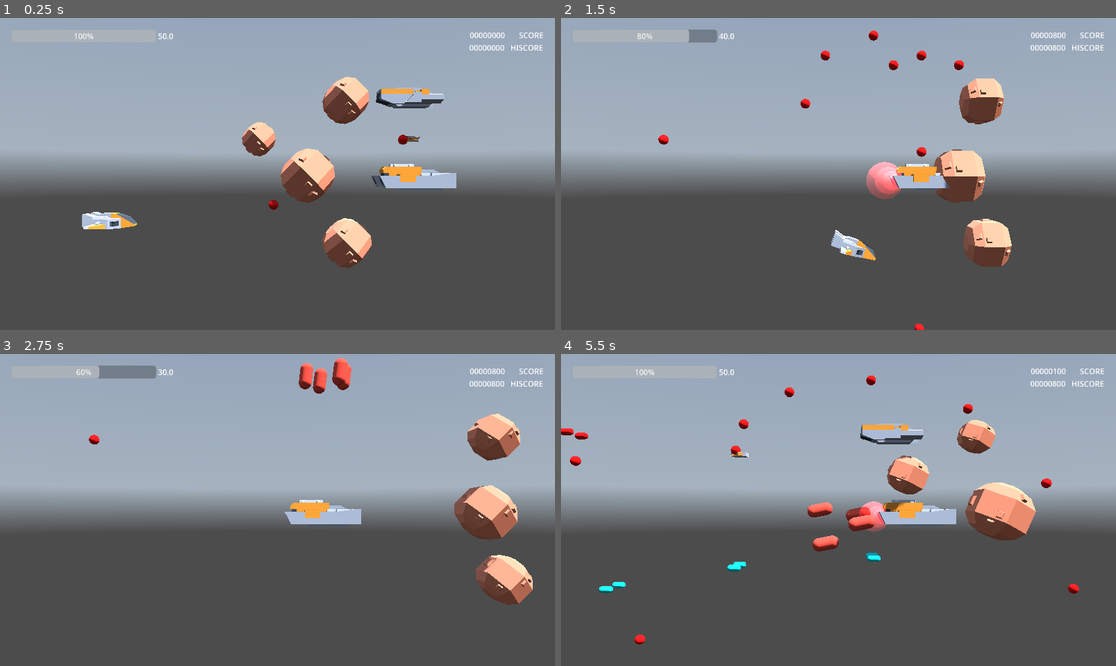
Above: before the commit, frames 1-4 (two rows, left to right).
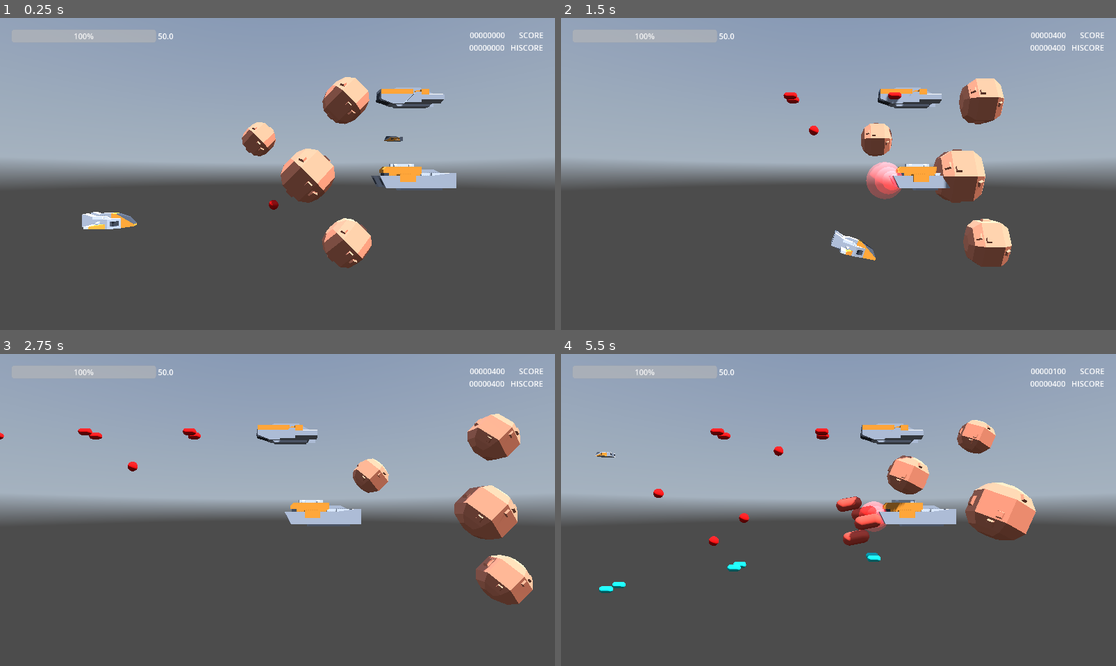
Above: after the commit, the same moments.

Repository: thomz2/smd-space-shooter
Game: Godot game, scene res://scenes/map/test_map.tscn
Same seed, same stepped clock (60 frames per second), same inputs: the game is played once before the commit and once after it. This scene is started directly instead of the project's main scene. A sky picture missing from this copy of the repository is replaced by a grey-blue gradient.
Inputs (mouse positions are in pixels of both pictures, inside the frame that each line leads up to):
- Up to frame 1 (0.25 s): no input
- Up to frame 2 (1.5 s): tap Enter at 0.5 s; move the mouse to (960, 158) at 0.52 s; hold Right (ui_right) 0.53-1.28 s; hold Z (shoot) 0.53-1.28 s; tap X (dodge) at 0.6 s; move the mouse to (727, 189) at 1.27 s; hold Down (ui_down) from 1.28 s (still down); tap Z (shoot) at 1.35 s
- Up to frame 3 (2.75 s): tap X (dodge) at 1.55, 2.1 s; move the mouse to (333, 441) at 2.02 s; release Down (ui_down) at 2.03 s; hold Right (ui_right) from 2.03 s (still down); hold Z (shoot) from 2.03 s (still down)
- Up to frame 4 (5.5 s): move the mouse to (810, 572) at 2.77 s; release Right (ui_right) at 2.78 s; release Z (shoot) at 2.78 s; hold Up (ui_up) 2.78-3.53 s; tap Z (shoot) at 2.85 s; tap X (dodge) at 3.05, 4.35 s; move the mouse to (1005, 556) at 3.52 s; hold Z (shoot) 3.53-4.28 s; hold Left (ui_left) 3.53-5.03 s; tap R at 3.6 s; move the mouse to (672, 463) at 4.27 s; move the mouse to (866, 510) at 5.02 s; hold Down (ui_down) from 5.03 s (still down); hold Z (shoot) from 5.03 s (still down)

The runs differ from the first frame. In frame 1, 0.5% of the frame differs, in the area x 26-76%, y 37-55%; in frame 2, 2.2%; in frame 3, 2.8%, in the area x 0-90%, y 1-55%; in frame 4, 2.2%.

Commit message:
balancing game

Diff:
--- a/assets/resources/space_environment.tres
+++ b/assets/resources/space_environment.tres
@@ -11,3 +11,4 @@
 [resource]
 background_mode = 2
 sky = SubResource("Sky_xcfu8")
+sky_custom_fov = 70.0
--- a/scenes/enemies/enemy_ship_bullet.tscn
+++ b/scenes/enemies/enemy_ship_bullet.tscn
@@ -16,7 +16,7 @@
 collision_layer = 0
 collision_mask = 0
 script = ExtResource("1_vtwr2")
-initial_speed = 30.0
+initial_speed = 8.0
 
 [node name="CollisionShape3D" type="CollisionShape3D" parent="."]
 visible = false
--- a/scenes/enemies/spawner.gd
+++ b/scenes/enemies/spawner.gd
@@ -28,7 +28,7 @@
 
 
 func get_dificulty(level):
-	return level * 2 + 5
+	return abs(level * 1.5) + 5
 
 
 func get_random_monster():
@@ -36,6 +36,8 @@
 
 	if current_level < 10:
 		possible_keys.append("asteroid")
+		#possible_keys.append("tank_ship")
+		#possible_keys.append("tiny_ship")
 
 	if current_level >= 2:
 		possible_keys.append("enemy_ship")
--- a/scenes/enemies/tank_ship.gd
+++ b/scenes/enemies/tank_ship.gd
@@ -19,7 +19,7 @@
 
 
 func shoot():
-	$ShootTimer.wait_time = 2.0
+	$ShootTimer.wait_time = 7.0
 	$ShootTimer.start()
 
 	$ChargeParticle.emitting = true
@@ -31,7 +31,7 @@
 
 	for a in range(3):
 		var bullet : Bullet3D = packed_bullet.instantiate()
-		bullet.initial_speed = 25
+		bullet.initial_speed = 10
 		get_tree().current_scene.add_child(bullet)
 		bullet.global_position = $ShootOrigin.global_position
 		bullet.look_at(target_position, Vector3.UP)
--- a/scenes/enemies/tiny_ship.gd
+++ b/scenes/enemies/tiny_ship.gd
@@ -13,14 +13,14 @@
 
 
 func _physics_process(_delta: float) -> void:
-	velocity = -global_basis.z * 6
+	velocity = -global_basis.z * 9
 	velocity.y += sin(4 * Time.get_ticks_msec()/1000.0) * 3
 	move_and_slide()
 
 
 func shoot():
 	var bullet : Bullet3D = packed_bullet.instantiate()
-	bullet.initial_speed = 10
+	bullet.initial_speed = 4
 	get_tree().current_scene.add_child(bullet)
 	bullet.global_position = self.global_position
 	bullet.global_rotation = self.global_rotation
--- a/scenes/enemies/tiny_ship.tscn
+++ b/scenes/enemies/tiny_ship.tscn
@@ -24,13 +24,13 @@
 
 [node name="ShootTimer" type="Timer" parent="."]
 process_callback = 0
-wait_time = 0.15
+wait_time = 0.4
 autostart = true
 
 [node name="OnDeathBulletSpawner" type="Node3D" parent="."]
 script = ExtResource("3_4h7nf")
 packed_bullet = ExtResource("4_560ol")
-amount_to_spawn = 8
+amount_to_spawn = 0
 initial_speed_override = 5.0
 damage_override = 20.0
 hit_both_override = true
--- a/scenes/map/test_infinity.tscn
+++ b/scenes/map/test_infinity.tscn
@@ -36,6 +36,30 @@
 [node name="CSGBox3D" type="CSGBox3D" parent="SpawnHolder/Spawner5"]
 transform = Transform3D(1, 0, 0, 0, 1, 0, 0, 0, 1, 0, 0, -0.0479851)
 
+[node name="Spawner6" type="Node3D" parent="SpawnHolder"]
+transform = Transform3D(1, 0, 0, 0, 1, 0, 0, 0, 1, 0, -1.40738, -12.4478)
+
+[node name="CSGBox3D" type="CSGBox3D" parent="SpawnHolder/Spawner6"]
+transform = Transform3D(1, 0, 0, 0, 1, 0, 0, 0, 1, 0, 0, -0.0479851)
+
+[node name="Spawner7" type="Node3D" parent="SpawnHolder"]
+transform = Transform3D(1, 0, 0, 0, 1, 0, 0, 0, 1, 0, -4.01924, -12.4478)
+
+[node name="CSGBox3D" type="CSGBox3D" parent="SpawnHolder/Spawner7"]
+transform = Transform3D(1, 0, 0, 0, 1, 0, 0, 0, 1, 0, 0, -0.0479851)
+
+[node name="Spawner8" type="Node3D" parent="SpawnHolder"]
+transform = Transform3D(1, 0, 0, 0, 1, 0, 0, 0, 1, 0, 1.21509, -12.4478)
+
+[node name="CSGBox3D" type="CSGBox3D" parent="SpawnHolder/Spawner8"]
+transform = Transform3D(1, 0, 0, 0, 1, 0, 0, 0, 1, 0, 0, -0.0479851)
+
+[node name="Spawner9" type="Node3D" parent="SpawnHolder"]
+transform = Transform3D(1, 0, 0, 0, 1, 0, 0, 0, 1, 0, 3.95756, -13.4718)
+
+[node name="CSGBox3D" type="CSGBox3D" parent="SpawnHolder/Spawner9"]
+transform = Transform3D(1, 0, 0, 0, 1, 0, 0, 0, 1, 0, 0, -0.0479851)
+
 [node name="Spawner4" type="Node3D" parent="SpawnHolder"]
 transform = Transform3D(0.744845, 0, 0, 0, 0.744845, 0, 0, 0, 0.744845, 0, 2.66183, -12.8846)
 
--- a/scenes/screens/main_menu.tscn
+++ b/scenes/screens/main_menu.tscn
@@ -37,7 +37,7 @@
 offset_bottom = 114.0
 grow_horizontal = 0
 theme_override_font_sizes/font_size = 40
-text = "Space Shooter (SMD)"
+text = "Space Mission Destroyer"
 
 [node name="BtnPlay" type="Button" parent="."]
 custom_minimum_size = Vector2(200, 0)
Not shown, changed: assets/music/background.mp3.import
Not shown: 1 places in scenes/enemies/tiny_ship.tscn that only renumber resources
Not shown: 1 places in scenes/map/test_map.tscn that only renumber resources
